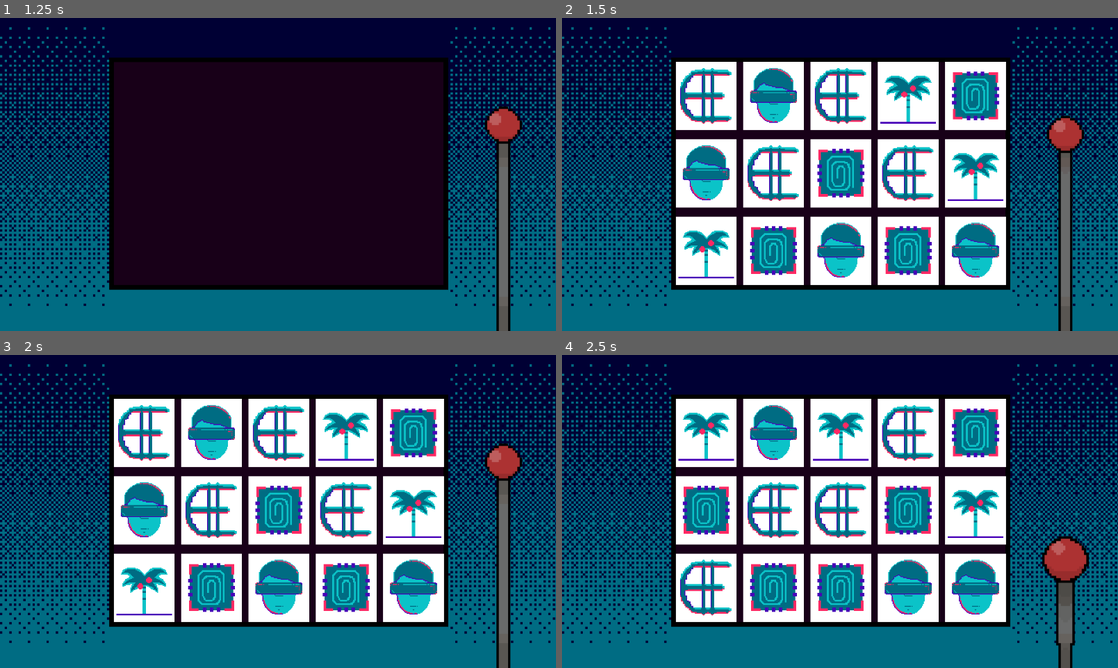
Above: before the commit, frames 1-4 (two rows, left to right).
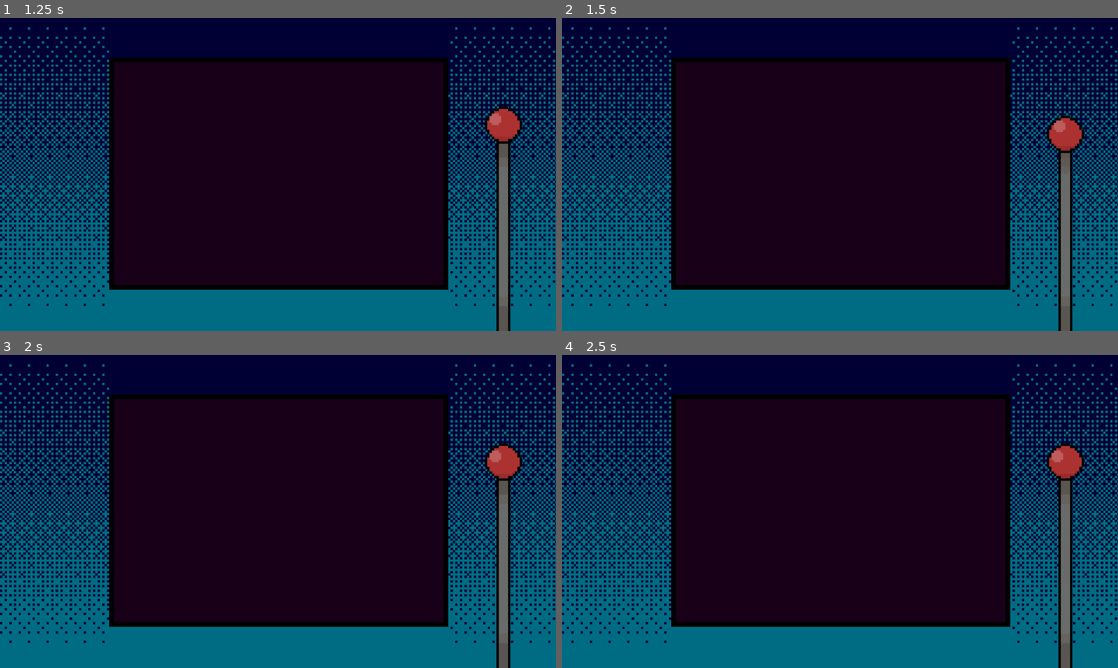
Above: after the commit, the same moments.

Repository: saveligulas/hackathon2025
Game: Godot game, scene res://scenes/mainMenu.tscn
Same seed, same stepped clock (60 frames per second), same inputs: the game is played once before the commit and once after it.
Inputs (mouse positions are in pixels of both pictures, inside the frame that each line leads up to):
- Up to frame 1 (1.25 s): click "Play" at 0.5 s
- Up to frame 2 (1.5 s): click (1067, 212) at 1.25 s
- Up to frame 3 (2 s): no input
- Up to frame 4 (2.5 s): click (1067, 549) at 2 s

Frame 1 is identical in both runs. In frame 2, 36% of the frame differs, in the area x 20-80%, y 14-86%; in frame 3, 36%; in frame 4, 39%, in the area x 20-95%, y 14-93%.
Error after the commit: Parse Error: Could not find type "SpinModifier" in the current scope. (res://src/core/symbol.gd:5)

Commit message:
Add resources

Diff:
--- a/scenes/gameManager.tscn
+++ b/scenes/gameManager.tscn
@@ -1,14 +1,21 @@
-[gd_scene load_steps=5 format=3 uid="uid://3q562bptvde1"]
+[gd_scene load_steps=11 format=3 uid="uid://3q562bptvde1"]
 
 [ext_resource type="Script" uid="uid://cljcr5ci5arug" path="res://src/core/gameManager.gd" id="1_83k1r"]
 [ext_resource type="PackedScene" uid="uid://etprqw7bt31" path="res://scenes/runManager.tscn" id="2_bb4tu"]
-[ext_resource type="PackedScene" uid="uid://cwbgackfb74xc" path="res://scenes/scoreCalculator.tscn" id="3_x7fn8"]
+[ext_resource type="Script" uid="uid://cyn0irsyos1xh" path="res://src/core/symbol.gd" id="3_h4e4n"]
+[ext_resource type="PackedScene" path="res://scenes/scoreCalculator.tscn" id="3_x7fn8"]
+[ext_resource type="Resource" uid="uid://equduurenbby" path="res://symbols/cash_symbol.tres" id="4_20mr7"]
 [ext_resource type="Script" uid="uid://dntbip43vj61" path="res://src/score/score_calculator.gd" id="4_bbeu6"]
+[ext_resource type="Resource" uid="uid://mupifixuiqxu" path="res://symbols/fingerprint_symbol.tres" id="5_iskxh"]
+[ext_resource type="Resource" uid="uid://d0b2yg7f8yji3" path="res://symbols/palm_symbol.tres" id="6_v1g5y"]
+[ext_resource type="Resource" uid="uid://hdpobk4w5wsg" path="res://symbols/man_symbol.tres" id="7_espd7"]
+[ext_resource type="Resource" uid="uid://brb3f4d3icgcm" path="res://symbols/eye_symbol.tres" id="8_lt20t"]
 
 [node name="GameManager" type="Node"]
 script = ExtResource("1_83k1r")
 
 [node name="RunManager" parent="." instance=ExtResource("2_bb4tu")]
+starting_symbols = Array[ExtResource("3_h4e4n")]([ExtResource("4_20mr7"), ExtResource("5_iskxh"), ExtResource("6_v1g5y"), ExtResource("7_espd7"), ExtResource("8_lt20t")])
 
 [node name="ScoreCalculator" parent="." instance=ExtResource("3_x7fn8")]
 script = ExtResource("4_bbeu6")
--- a/src/core/SpinModifier.gd
+++ b/src/core/SpinModifier.gd
@@ -1,4 +1,3 @@
-class_name SpinModifier
 extends Resource
 
 var modifier_order: int
--- /dev/null
+++ b/symbols/eye_symbol.tres
@@ -0,0 +1,10 @@
+[gd_resource type="Resource" script_class="Symbol" load_steps=4 format=3 uid="uid://brb3f4d3icgcm"]
+
+[ext_resource type="Script" path="res://src/core/spinModifier.gd" id="1_lhphc"]
+[ext_resource type="Script" uid="uid://cyn0irsyos1xh" path="res://src/core/symbol.gd" id="2_g76ll"]
+[ext_resource type="Texture2D" uid="uid://dwupwlx5a0jf7" path="res://assets/sprites/SlotIcon5.png" id="3_wafap"]
+
+[resource]
+script = ExtResource("2_g76ll")
+uid = "eye"
+texture = ExtResource("3_wafap")
Not shown, added: assets/sprites/SlotIcon5.png.import
Not shown, added: assets/sprites/Whoosh1.png.import
Not shown, added: assets/sprites/Whoosh2.png.import
Not shown, added: assets/sprites/Whoosh3.png.import
Not shown, added: assets/sprites/Whoosh4.png.import
Not shown, added: assets/sprites/Whoosh5.png.import
Not shown, added: assets/sprites/Whoosh6.png.import
Not shown, added: assets/sprites/Whoosh7.png.import
Not shown: 1 places in patterns/straight_pattern.tres that only renumber resources
Not shown: 1 places in scenes/ReelContainer.tscn that only renumber resources
Not shown: 1 places in scenes/ReelDisplay.tscn that only renumber resources
Not shown: 1 places in scenes/SymbolDisplay.tscn that only renumber resources
(and 9 more such lines)
